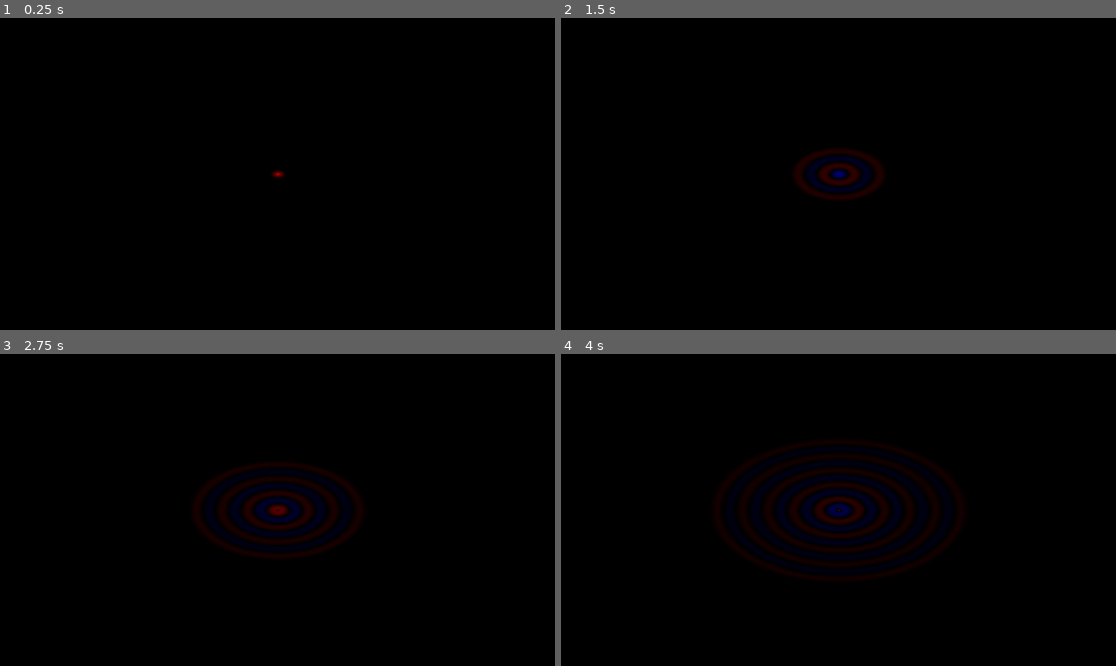
Above: before the commit, frames 1-4 (two rows, left to right).
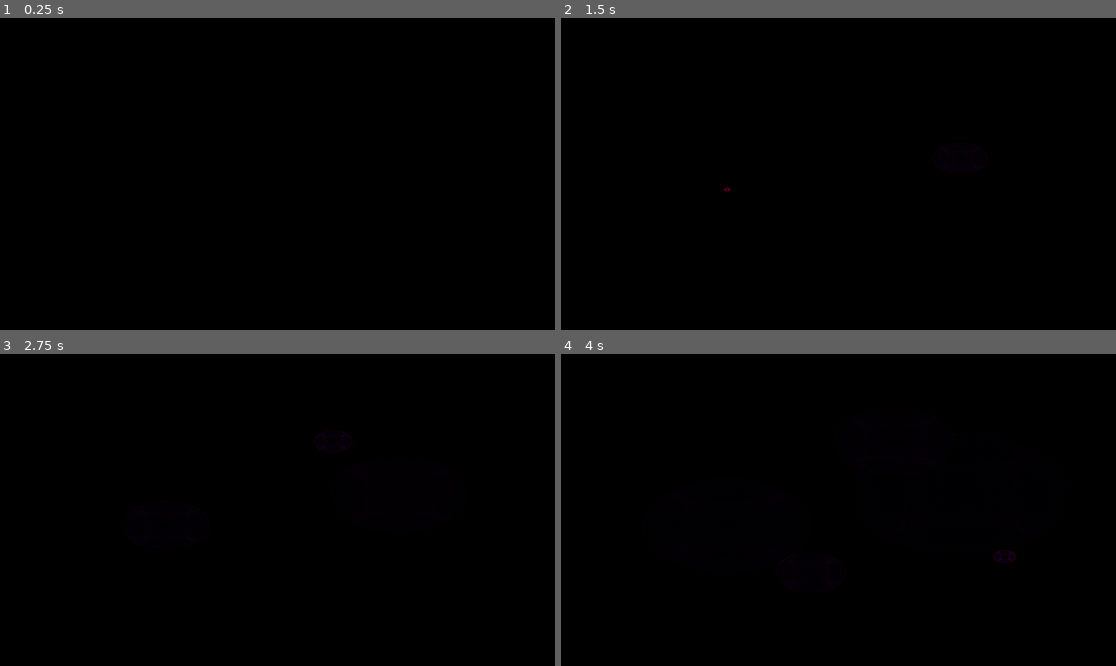
Above: after the commit, the same moments.

Repository: mjXmsdgh/Maxwellsequations
Game: Godot game, scene res://scene/main.tscn
Same seed, same stepped clock (60 frames per second), same inputs: the game is played once before the commit and once after it. The project has no main scene, so this scene is started directly.
Inputs (mouse positions are in pixels of both pictures, inside the frame that each line leads up to):
- Up to frame 1 (0.25 s): no input
- Up to frame 2 (1.5 s): tap Enter at 0.5 s; move the mouse to (960, 158) at 0.52 s; click (960, 158) at 0.67 s; move the mouse to (727, 189) at 1.27 s; click (727, 189) at 1.42 s
- Up to frame 3 (2.75 s): move the mouse to (333, 441) at 2.02 s; click (333, 441) at 2.17 s
- Up to frame 4 (4 s): move the mouse to (810, 572) at 2.77 s; click (810, 572) at 2.92 s; move the mouse to (1005, 556) at 3.52 s; click (1005, 556) at 3.67 s

The runs differ from the first frame. In frame 1, less than 0.1% of the frame differs, in the area x 48-52%, y 48-52%; in frame 2, 1.2%; in frame 3, 1.3%, in the area x 25-63%, y 25-61%; in frame 4, 1.2%.

Commit message:
Add mouse click to inject field in FDTD simulator
Commented out the hard source sine wave injection and added an _input handler to allow users to inject a strong electric field at the clicked grid position. This enables interactive wave generation by clicking on the simulation area.

Diff:
--- a/script/FDTDSimulator.gd
+++ b/script/FDTDSimulator.gd
@@ -62,7 +62,7 @@
 
 
 	# sin波を生成して中央の電場を揺らす
-	ez[center_idx] = sin(time * WAVE_FREQUENCY) # ハードソース：値を加算ではなく、直接上書きする
+	#ez[center_idx] = sin(time * WAVE_FREQUENCY) # ハードソース：値を加算ではなく、直接上書きする
 
 	var pixels = PackedByteArray()
 	pixels.resize(GRID_WIDTH * GRID_HEIGHT)
@@ -74,3 +74,20 @@
 
 	image.set_data(GRID_WIDTH, GRID_HEIGHT, false, Image.FORMAT_L8, pixels)
 	texture.update(image) # 既存のテクスチャを新しい画像データで更新
+
+
+func _input(event):
+	if event is InputEventMouseButton and event.button_index == MOUSE_BUTTON_LEFT and event.is_pressed():
+		# TextureRectのローカル座標に変換
+		var local_pos = $TextureRect.get_local_mouse_position()
+		var rect_size = $TextureRect.size
+
+		# グリッド座標に変換（TextureRectのサイズでスケーリング）
+		var grid_x = int(local_pos.x / rect_size.x * GRID_WIDTH)
+		var grid_y = int(local_pos.y / rect_size.y * GRID_HEIGHT)
+
+		# 座標がグリッド範囲内かチェック
+		if grid_x >= 0 and grid_x < GRID_WIDTH and grid_y >= 0 and grid_y < GRID_HEIGHT:
+			# ここで波を発生させる
+			var click_idx = grid_y * GRID_WIDTH + grid_x
+			ez[click_idx] = 5.0 # クリックした瞬間に強い電場を与える（sin波でなくてもOK）
